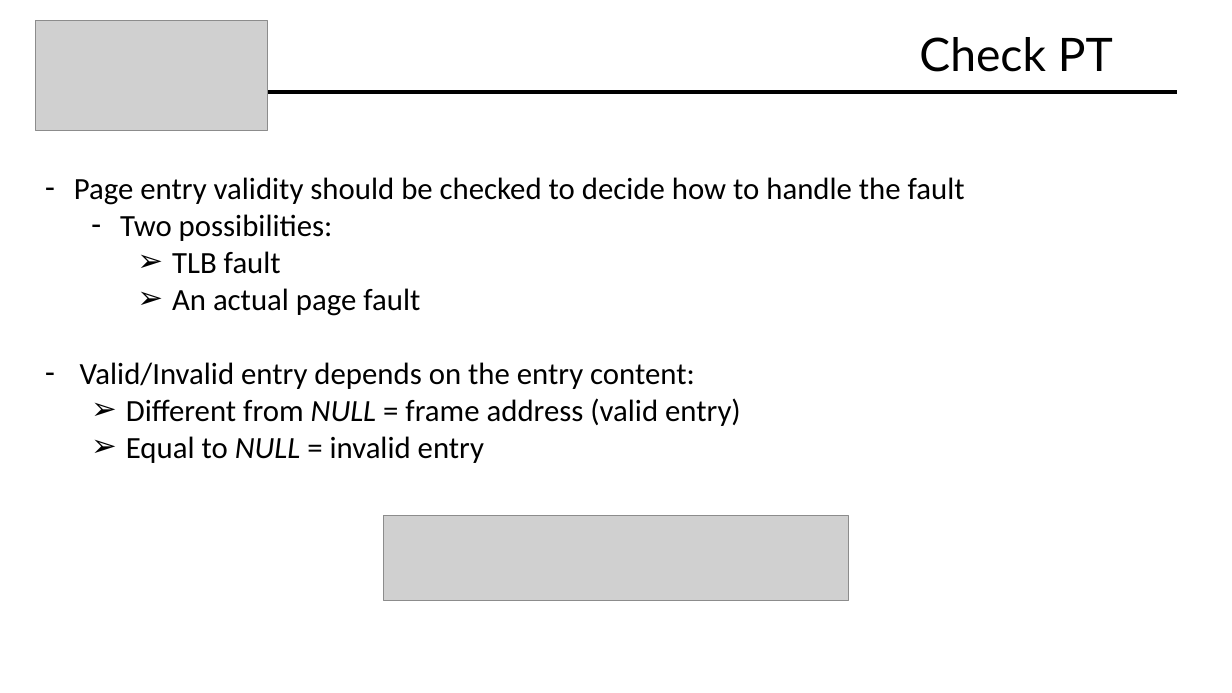
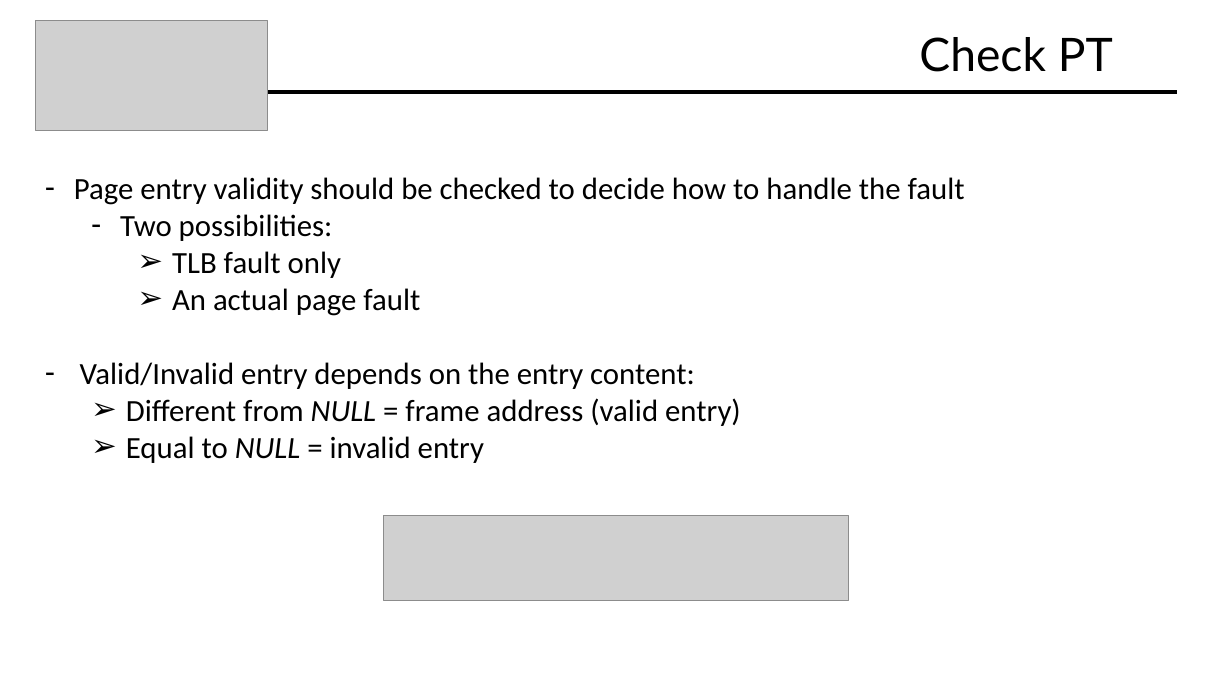
Before and after one commit to Davide619/OS161, a slide deck: slide 26 of Presentazione Progetto OS161.pptx (slide 18 before the commit). Drawn at 1232x693 pixels with LibreOffice and Linux fonts; fonts in the diff are those of the drawing; grey boxes stand for pictures. Boxes give left, top, right and bottom in pixels: in the first picture for what was removed or moved away, otherwise in the second. Text is boxed around its words. In the diff, an @@ line names an element or a change of style, - is before the commit and + after.

```diff
--- a/Presentazione Progetto OS161.pptx
+++ b/Presentazione Progetto OS161.pptx
@@ text at [172, 251, 341, 278]: text changed @@
-    ➢ TLB fault
+    ➢ TLB fault only
```
Also in this commit, not shown: 5 other slides changed.
